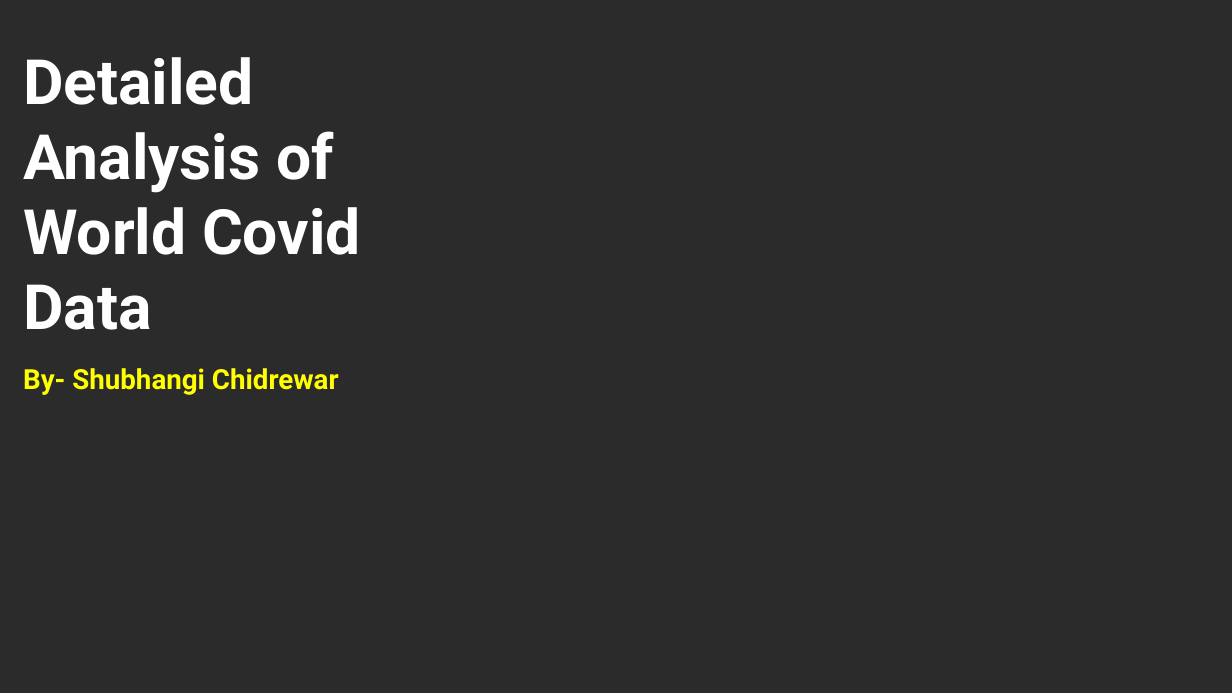
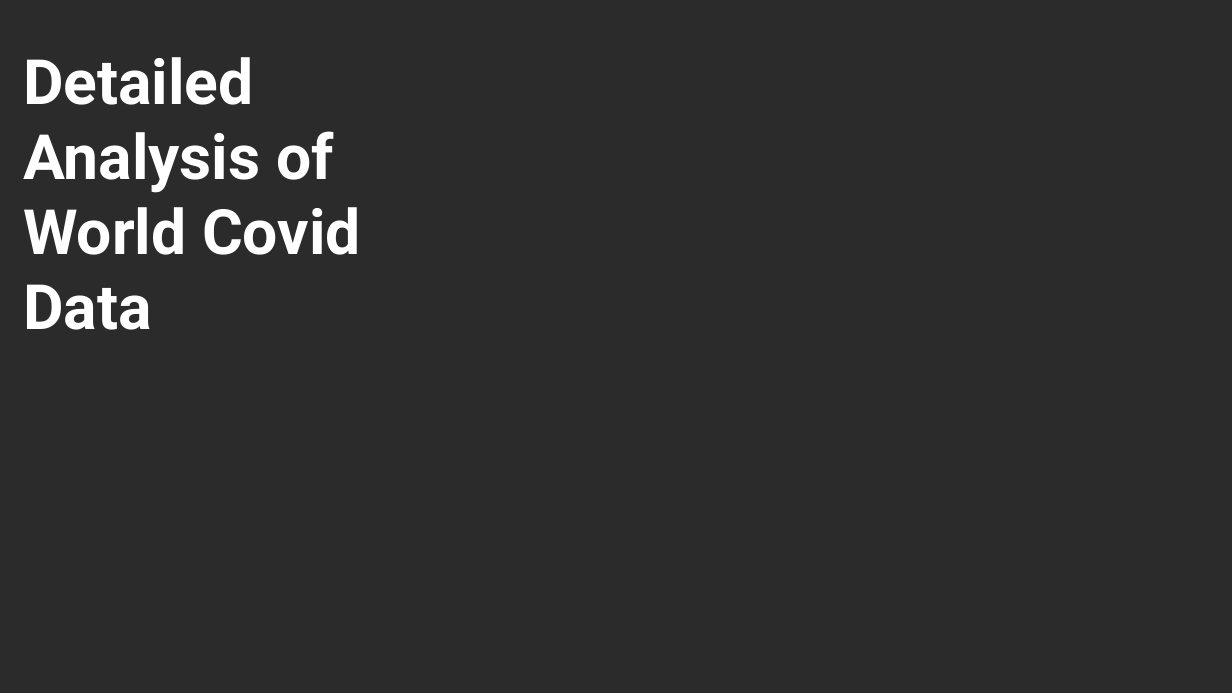
Before and after one commit to Anupekam/My-SQL-Projects, a slide deck: slide 1 of Covid project SQL.pptx. Drawn at 1232x693 pixels with LibreOffice and Linux fonts; fonts in the diff are those of the drawing; background and template pictures are left out; a plain dark background stands for a picture behind light text. Boxes give left, top, right and bottom in pixels: in the first picture for what was removed or moved away, otherwise in the second. Text is boxed around its words. In the diff, an @@ line names an element or a change of style, - is before the commit and + after.

```diff
--- a/Covid project SQL.pptx
+++ b/Covid project SQL.pptx
@@ subtitle removed at <box>23,368,339,395</box> @@
-By- Shubhangi Chidrewar
```
